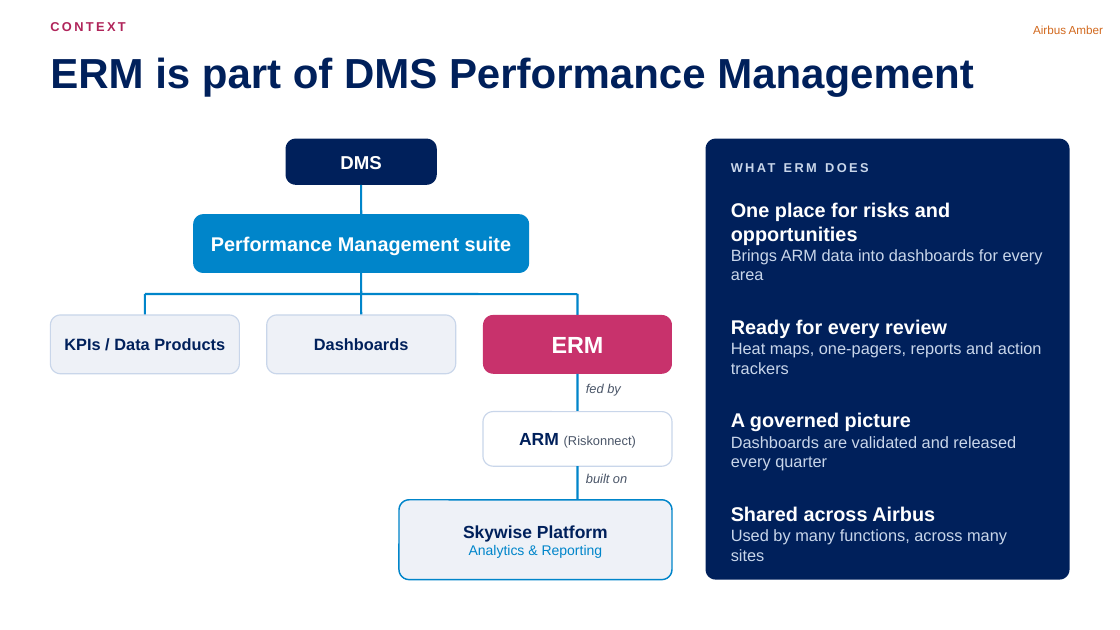
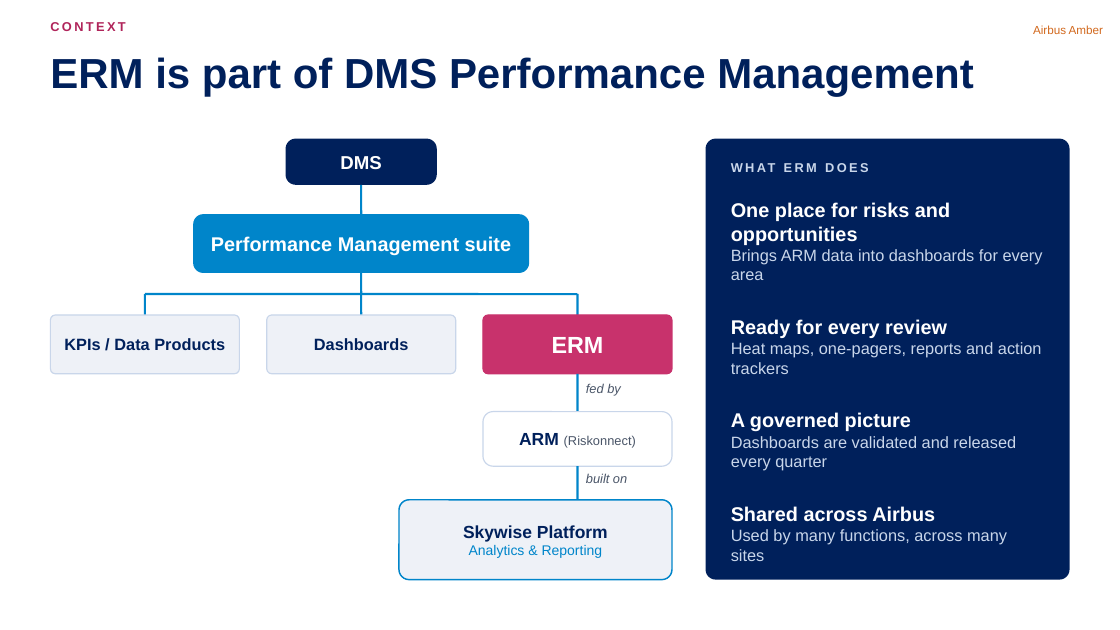
Before and after one commit to nithinram97/archify, a slide deck: slide 5 of erm-migration/docs/ERM-Migration-Pitch-v3.pptx (slide 2 before the commit). Drawn at 1120x630 pixels with LibreOffice and Linux fonts; fonts in the diff are those of the drawing. Boxes give left, top, right and bottom in pixels: in the first picture for what was removed or moved away, otherwise in the second. Text is boxed around its words. In the diff, an @@ line names an element or a change of style, - is before the commit and + after.

```diff
--- a/erm-migration/docs/ERM-Migration-Pitch-v3.pptx
+++ b/erm-migration/docs/ERM-Migration-Pitch-v3.pptx
@@ rounded rectangle at [50, 315, 239, 374]: proportions changed @@
@@ rounded rectangle at [266, 315, 455, 374]: proportions changed @@
@@ rounded rectangle at [483, 315, 672, 374]: outline none to #C8326C 1 pt; proportions changed @@
```
Also in this commit, not shown: 3 slides added, 1 other file.
